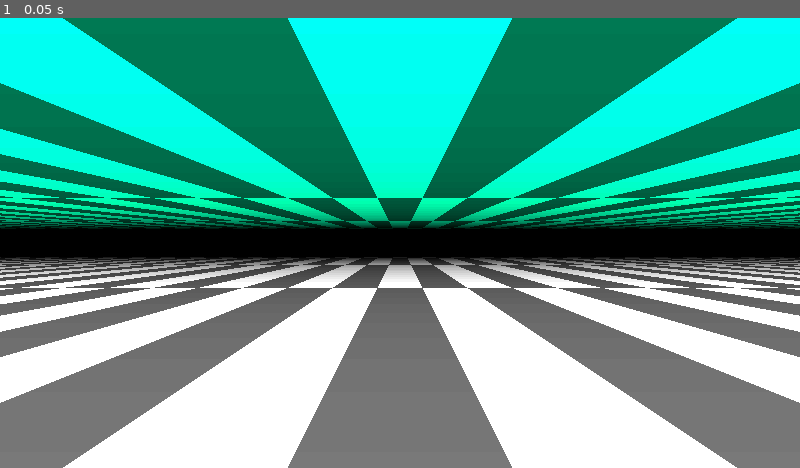
Above: before the commit, frame 1.
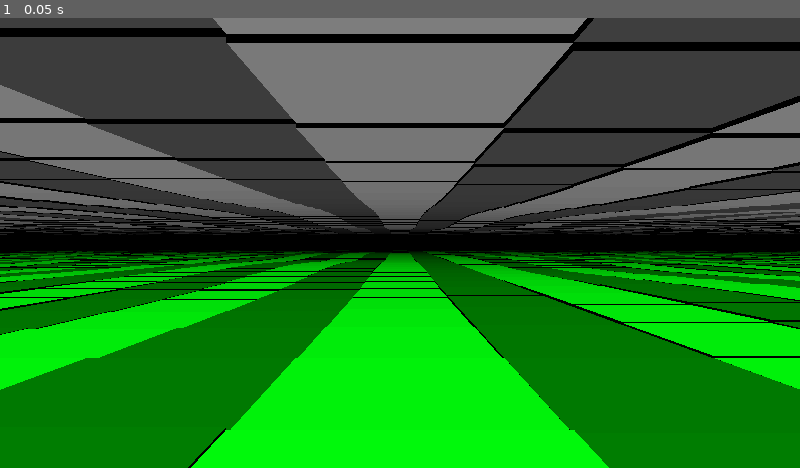
Above: after the commit, the same moment.

Repository: paulguy/3d-dungeon-test
Game: Godot game, scene res://node_3d.tscn
The game is run twice, just before and just after one commit, with the same random seed, the same clock (stepped at 60 frames per second) and the same inputs.
Inputs:
- Up to frame 1 (0.05 s): no input

The runs differ from the first frame. In frame 1, 95% of the frame differs, in the area x 0-100%, y 0-100%.

Commit message:
Rework everything to have the multimesh parameters in uniform textures.

Diff:
--- a/multi_mesh_instance_3d.gd
+++ b/multi_mesh_instance_3d.gd
@@ -1,45 +1,146 @@
 extends MultiMeshInstance3D
 
-func set_view_positions(positions : int):
-	multimesh.instance_count = positions * 2
+var _heights_and_face_offsets : Image
+var _face_hues_and_biases : Image
+var _floor_north_south_hues : Image
+var _floor_north_south_biases : Image
+var _floor_east_west_hues : Image
+var _floor_east_west_biases : Image
+var _floor_side_texture_offsets : Image
+var _ceiling_north_south_hues : Image
+var _ceiling_north_south_biases : Image
+var _ceiling_east_west_hues : Image
+var _ceiling_east_west_biases : Image
+var _ceiling_side_texture_offsets : Image
+var heights_and_face_offsets_tex : ImageTexture
+var face_hues_and_biases_tex : ImageTexture
+var floor_north_south_hues_tex : ImageTexture
+var floor_north_south_biases_tex : ImageTexture
+var floor_east_west_hues_tex : ImageTexture
+var floor_east_west_biases_tex : ImageTexture
+var floor_side_texture_offsets_tex : ImageTexture
+var ceiling_north_south_hues_tex : ImageTexture
+var ceiling_north_south_biases_tex : ImageTexture
+var ceiling_east_west_hues_tex : ImageTexture
+var ceiling_east_west_biases_tex : ImageTexture
+var ceiling_side_texture_offsets_tex : ImageTexture
 
-func refresh(floor_height : Array[float],
-			 floor_top_hue : Array[float],
-			 floor_top_bias : Array[float],
-			 floor_bottom_hue : Array[float],
-			 floor_bottom_bias : Array[float],
-			 floor_face_hue : Array[float],
-			 floor_face_bias : Array[float],
-			 floor_side_texture_offset : Array[float],
-			 floor_face_texture_offset : Array[float],
-			 ceiling_height : Array[float],
-			 ceiling_top_hue : Array[float],
-			 ceiling_top_bias : Array[float],
-			 ceiling_bottom_hue : Array[float],
-			 ceiling_bottom_bias : Array[float],
-			 ceiling_face_hue : Array[float],
-			 ceiling_face_bias : Array[float],
-			 ceiling_side_texture_offset : Array[float],
-			 ceiling_face_texture_offset : Array[float],
-			 positions : Array[Vector2i],
-			 pos : Vector2i):
-	# color.r - top hue
-	# color.g - top bias
-	# color.b - bottom hue
-	# color.a - bottom bias
-	# custom.r - face hue
-	# custom.g - face bias
-	# custom.b - side texture.v
-	# custom.a - face texture.v
+var _mesh : MeshInstance3D
+var positions_north : ImageTexture
+var positions_east : ImageTexture
+var positions_south : ImageTexture
+var positions_west : ImageTexture
 
-	var time : int = Time.get_ticks_usec()
-	var half_array : int = multimesh.instance_count / 2
-	for i in half_array:
-		multimesh.set_instance_transform(i, Transform3D(Basis(), Vector3(positions[i].x, floor_height[i], positions[i].y)))
-		multimesh.set_instance_color(i, Color(floor_top_hue[i], floor_top_bias[i], floor_bottom_hue[i], floor_bottom_bias[i]))
-		multimesh.set_instance_custom_data(i, Color(floor_face_hue[i], floor_face_bias[i], floor_side_texture_offset[i], floor_face_texture_offset[i]))
-		multimesh.set_instance_transform(half_array + i, Transform3D(Basis(), Vector3(positions[i].x, ceiling_height[i], positions[i].y)))
-		multimesh.set_instance_color(half_array + i, Color(ceiling_top_hue[i], ceiling_top_bias[i], ceiling_bottom_hue[i], ceiling_bottom_bias[i]))
-		multimesh.set_instance_custom_data(half_array + i, Color(ceiling_face_hue[i], ceiling_face_bias[i], ceiling_side_texture_offset[i], ceiling_face_texture_offset[i]))
-	time = Time.get_ticks_usec() - time
-	print("%d us Refresh time " % time)
+func set_view_parameters(mesh : MeshInstance3D, fov : float, depth : int,
+						 heights_and_face_offsets : Image, face_hues_and_biases : Image,
+						 floor_north_south_hues : Image, floor_north_south_biases : Image,
+						 floor_east_west_hues : Image, floor_east_west_biases : Image,
+						 floor_side_texture_offsets : Image,
+						 ceiling_north_south_hues : Image, ceiling_north_south_biases : Image,
+						 ceiling_east_west_hues : Image, ceiling_east_west_biases : Image,
+						 ceiling_side_texture_offsets : Image):
+	_mesh = mesh
+	var positions : Array[Vector2i] = Array([], TYPE_VECTOR2I, "", null)
+	var count : int = 0
+	for i in depth:
+		var width = ((int(ceil(atan(fov / 180 * PI) * (i + 1))) - 1) * 2) + 1
+		count += width
+		for j in width:
+			positions.append(Vector2i(j - (width / 2), i))
+	# get the smallest power of 2 it'll fit
+	# probably not needed but it doesn't hurt
+	var image_w : int = int(round(pow(2, ceil(log(count) / log(2)))))
+	# TODO: positions may need a 0.5 bias
+	var positions_north_image : Image = Image.create_empty(image_w, 1, false, Image.FORMAT_RGBAF)
+	var positions_east_image : Image = Image.create_empty(image_w, 1, false, Image.FORMAT_RGBAF)
+	var positions_south_image : Image = Image.create_empty(image_w, 1, false, Image.FORMAT_RGBAF)
+	var positions_west_image : Image = Image.create_empty(image_w, 1, false, Image.FORMAT_RGBAF)
+	for i in len(positions):
+		positions_north_image.set_pixel(i, 0, Color(positions[i].x, positions[i].y, 0.0, 1.0))
+		positions_east_image.set_pixel(i, 0, Color(positions[i].y, -positions[i].x, 0.0, 1.0))
+		positions_south_image.set_pixel(i, 0, Color(-positions[i].x, -positions[i].y, 0.0, 1.0))
+		positions_west_image.set_pixel(i, 0, Color(-positions[i].y, positions[i].x, 0.0, 1.0))
+	positions_north = ImageTexture.create_from_image(positions_north_image)
+	positions_east = ImageTexture.create_from_image(positions_north_image)
+	positions_south = ImageTexture.create_from_image(positions_north_image)
+	positions_west = ImageTexture.create_from_image(positions_north_image)
+	_mesh.mesh.material.set_shader_parameter(&'world_positions', positions_north)
+	_mesh.mesh.material.set_shader_parameter(&'max_depth', depth)
+	_mesh.mesh.material.set_shader_parameter(&'count', count)
+
+	multimesh.instance_count = len(positions) * 2
+	for i in len(positions):
+		multimesh.set_instance_transform(i, Transform3D(Basis(), Vector3(positions[i].x, 0.0, positions[i].y)))
+		multimesh.set_instance_transform(len(positions) + i, Transform3D(Basis(), Vector3(positions[i].x, 0.0, positions[i].y)))
+	_heights_and_face_offsets = heights_and_face_offsets
+	_face_hues_and_biases = face_hues_and_biases
+	_floor_north_south_hues = floor_north_south_hues
+	_floor_north_south_biases = floor_north_south_biases
+	_floor_east_west_hues = floor_east_west_hues
+	_floor_east_west_biases = floor_east_west_biases
+	_floor_side_texture_offsets = floor_side_texture_offsets
+	_ceiling_north_south_hues = ceiling_north_south_hues
+	_ceiling_north_south_biases = ceiling_north_south_biases
+	_ceiling_east_west_hues = ceiling_east_west_hues
+	_ceiling_east_west_biases = ceiling_east_west_biases
+	_ceiling_side_texture_offsets = ceiling_side_texture_offsets
+	heights_and_face_offsets_tex = ImageTexture.create_from_image(heights_and_face_offsets)
+	face_hues_and_biases_tex = ImageTexture.create_from_image(face_hues_and_biases)
+	floor_north_south_hues_tex = ImageTexture.create_from_image(floor_north_south_hues)
+	floor_north_south_biases_tex = ImageTexture.create_from_image(floor_north_south_biases)
+	floor_east_west_hues_tex = ImageTexture.create_from_image(floor_east_west_hues)
+	floor_east_west_biases_tex = ImageTexture.create_from_image(floor_east_west_biases)
+	floor_side_texture_offsets_tex = ImageTexture.create_from_image(floor_side_texture_offsets)
+	ceiling_north_south_hues_tex = ImageTexture.create_from_image(ceiling_north_south_hues)
+	ceiling_north_south_biases_tex = ImageTexture.create_from_image(ceiling_north_south_biases)
+	ceiling_east_west_hues_tex = ImageTexture.create_from_image(ceiling_east_west_hues)
+	ceiling_east_west_biases_tex = ImageTexture.create_from_image(ceiling_east_west_biases)
+	ceiling_side_texture_offsets_tex = ImageTexture.create_from_image(ceiling_side_texture_offsets)
+	_mesh.mesh.material.set_shader_parameter(&'heights_and_face_offsets',
+											heights_and_face_offsets_tex)
+	_mesh.mesh.material.set_shader_parameter(&'face_hues_and_biases',
+											face_hues_and_biases_tex)
+	_mesh.mesh.material.set_shader_parameter(&'face_hues_and_biases',
+											face_hues_and_biases_tex)
+	_mesh.mesh.material.set_shader_parameter(&'floor_north_south_hues',
+											floor_north_south_hues_tex)
+	_mesh.mesh.material.set_shader_parameter(&'floor_north_south_biases',
+											floor_north_south_biases_tex)
+	_mesh.mesh.material.set_shader_parameter(&'floor_east_west_hues',
+											floor_east_west_hues_tex)
+	_mesh.mesh.material.set_shader_parameter(&'floor_east_west_biases',
+											floor_east_west_biases_tex)
+	_mesh.mesh.material.set_shader_parameter(&'floor_side_texture_offsets',
+											floor_side_texture_offsets_tex)
+	_mesh.mesh.material.set_shader_parameter(&'ceiling_north_south_hues',
+											ceiling_north_south_hues_tex)
+	_mesh.mesh.material.set_shader_parameter(&'ceiling_north_south_biases',
+											ceiling_north_south_biases_tex)
+	_mesh.mesh.material.set_shader_parameter(&'ceiling_east_west_hues',
+											ceiling_east_west_hues_tex)
+	_mesh.mesh.material.set_shader_parameter(&'ceiling_east_west_biases',
+											ceiling_east_west_biases_tex)
+	_mesh.mesh.material.set_shader_parameter(&'ceiling_side_texture_offsets',
+											ceiling_side_texture_offsets_tex)
+
+func refresh(heights_and_face_offsets : Image, face_hues_and_biases : Image,
+			 floor_north_south_hues : Image, floor_north_south_biases : Image,
+			 floor_east_west_hues : Image, floor_east_west_biases : Image,
+			 floor_side_texture_offsets : Image,
+			 ceiling_north_south_hues : Image, ceiling_north_south_biases : Image,
+			 ceiling_east_west_hues : Image, ceiling_east_west_biases : Image,
+			 ceiling_side_texture_offsets : Image,
+			 pos : Vector2i, dir : int):
+	# TODO: texture updates
+
+	_mesh.mesh.material.set_shader_parameter(&'view_pos', pos)
+
+	match dir:
+		0:
+			_mesh.mesh.material.set_shader_parameter(&'map_positions', positions_north)
+		0:
+			_mesh.mesh.material.set_shader_parameter(&'map_positions', positions_east)
+		0:
+			_mesh.mesh.material.set_shader_parameter(&'map_positions', positions_south)
+		_:
+			_mesh.mesh.material.set_shader_parameter(&'map_positions', positions_west)
--- a/node_3d.gd
+++ b/node_3d.gd
@@ -1,95 +1,77 @@
 extends Node3D
 
-const TEST_DEPTH : int = 39
+const VIEW_DEPTH : int = 39
+const TEST_WORLD_WIDTH : int = 128
+const TEST_WORLD_HEIGHT : int = 128
 
-var floor_height : Array[float] = Array([], TYPE_FLOAT, "", null)
-var floor_top_hue : Array[float] = Array([], TYPE_FLOAT, "", null)
-var floor_top_bias : Array[float] = Array([], TYPE_FLOAT, "", null)
-var floor_bottom_hue : Array[float] = Array([], TYPE_FLOAT, "", null)
-var floor_bottom_bias : Array[float] = Array([], TYPE_FLOAT, "", null)
-var floor_face_hue : Array[float] = Array([], TYPE_FLOAT, "", null)
-var floor_face_bias : Array[float] = Array([], TYPE_FLOAT, "", null)
-var floor_side_texture_offset : Array[float] = Array([], TYPE_FLOAT, "", null)
-var floor_face_texture_offset : Array[float] = Array([], TYPE_FLOAT, "", null)
-var ceiling_height : Array[float] = Array([], TYPE_FLOAT, "", null)
-var ceiling_top_hue : Array[float] = Array([], TYPE_FLOAT, "", null)
-var ceiling_top_bias : Array[float] = Array([], TYPE_FLOAT, "", null)
-var ceiling_bottom_hue : Array[float] = Array([], TYPE_FLOAT, "", null)
-var ceiling_bottom_bias : Array[float] = Array([], TYPE_FLOAT, "", null)
-var ceiling_face_hue : Array[float] = Array([], TYPE_FLOAT, "", null)
-var ceiling_face_bias : Array[float] = Array([], TYPE_FLOAT, "", null)
-var ceiling_side_texture_offset : Array[float] = Array([], TYPE_FLOAT, "", null)
-var ceiling_face_texture_offset : Array[float] = Array([], TYPE_FLOAT, "", null)
-var pos : Vector2i = Vector2i.ZERO
+var pos : Vector2i
+
+var heights_and_face_offsets : Image
+var face_hues_and_biases : Image
+var floor_north_south_hues : Image
+var floor_north_south_biases : Image
+var floor_east_west_hues : Image
+var floor_east_west_biases : Image
+var floor_side_texture_offsets : Image
+var ceiling_north_south_hues : Image
+var ceiling_north_south_biases : Image
+var ceiling_east_west_hues : Image
+var ceiling_east_west_biases : Image
+var ceiling_side_texture_offsets : Image
 
 func _ready():
-	var fov = $'Camera3D'.fov
-	var positions : Array[Vector2i] = Array([], TYPE_VECTOR2I, "", null)
-	var count : int = 0
-	for i in TEST_DEPTH:
-		var width = ((int(ceil(atan(fov / 180 * PI) * (i + 1))) - 1) * 2) + 1
-		count += width
-		for j in width:
-			positions.append(Vector2i(j - (width / 2), i))
-	# get the smallest power of 2 it'll fit
-	# probably not needed but it doesn't hurt
-	var image_w : int = int(round(pow(2, ceil(log(count) / log(2)))))
-	var pos_image : Image = Image.create_empty(image_w, 1, false, Image.FORMAT_RGBAF)
-	for i in len(positions):
-		pos_image.set_pixel(i, 0, Color(positions[i].x, positions[i].y, 0.0, 1.0))
-	var pos_tex : ImageTexture = ImageTexture.create_from_image(pos_image)
-	$'Pillar'.mesh.material.set_shader_parameter(&'positions', pos_tex)
-	$'Pillar'.mesh.material.set_shader_parameter(&'depth', TEST_DEPTH)
-	$'Pillar'.mesh.material.set_shader_parameter(&'count', count)
-	floor_height.resize(count)
-	floor_top_hue.resize(count)
-	floor_top_bias.resize(count)
-	floor_bottom_hue.resize(count)
-	floor_bottom_bias.resize(count)
-	floor_face_hue.resize(count)
-	floor_face_bias.resize(count)
-	floor_side_texture_offset.resize(count)
-	floor_face_texture_offset.resize(count)
-	ceiling_height.resize(count)
-	ceiling_top_hue.resize(count)
-	ceiling_top_bias.resize(count)
-	ceiling_bottom_hue.resize(count)
-	ceiling_bottom_bias.resize(count)
-	ceiling_face_hue.resize(count)
-	ceiling_face_bias.resize(count)
-	ceiling_side_texture_offset.resize(count)
-	ceiling_face_texture_offset.resize(count)
-	pos = Vector2i(0, 0)
-	floor_height.fill(-1.5)
-	floor_top_bias.fill(1.0)
-	floor_bottom_hue.fill(0.16)
-	floor_bottom_bias.fill(0.5)
-	for i in len(floor_face_bias):
-		floor_face_bias[i] = (i % 2) + 1.0 / 2.0
-	floor_face_hue.fill(0.0)
-	for i in len(ceiling_face_bias):
-		ceiling_face_bias[i] = ((i + 1) % 2) + 1.0 / 2.0
-	ceiling_face_hue.fill(0.6)
-	ceiling_height.fill(1.5)
+	heights_and_face_offsets = Image.create_empty(TEST_WORLD_WIDTH, TEST_WORLD_HEIGHT, false, Image.FORMAT_RGBAF)
+	face_hues_and_biases = Image.create_empty(TEST_WORLD_WIDTH, TEST_WORLD_HEIGHT, false, Image.FORMAT_RGBAF)
+	floor_north_south_hues = Image.create_empty(TEST_WORLD_WIDTH, TEST_WORLD_HEIGHT, false, Image.FORMAT_RGBAF)
+	floor_north_south_biases = Image.create_empty(TEST_WORLD_WIDTH, TEST_WORLD_HEIGHT, false, Image.FORMAT_RGBAF)
+	floor_east_west_hues = Image.create_empty(TEST_WORLD_WIDTH, TEST_WORLD_HEIGHT, false, Image.FORMAT_RGBAF)
+	floor_east_west_biases = Image.create_empty(TEST_WORLD_WIDTH, TEST_WORLD_HEIGHT, false, Image.FORMAT_RGBAF)
+	floor_side_texture_offsets = Image.create_empty(TEST_WORLD_WIDTH, TEST_WORLD_HEIGHT, false, Image.FORMAT_RGBAF)
+	ceiling_north_south_hues = Image.create_empty(TEST_WORLD_WIDTH, TEST_WORLD_HEIGHT, false, Image.FORMAT_RGBAF)
+	ceiling_north_south_biases = Image.create_empty(TEST_WORLD_WIDTH, TEST_WORLD_HEIGHT, false, Image.FORMAT_RGBAF)
+	ceiling_east_west_hues = Image.create_empty(TEST_WORLD_WIDTH, TEST_WORLD_HEIGHT, false, Image.FORMAT_RGBAF)
+	ceiling_east_west_biases = Image.create_empty(TEST_WORLD_WIDTH, TEST_WORLD_HEIGHT, false, Image.FORMAT_RGBAF)
+	ceiling_side_texture_offsets = Image.create_empty(TEST_WORLD_WIDTH, TEST_WORLD_HEIGHT, false, Image.FORMAT_RGBAF)
 
-	$'MultiMeshInstance3D'.set_view_positions(len(positions))
+	pos = Vector2i(64, 64)
+	# heights_and_face_offsets.fill(Color(-1.0, 0.0, 1.0, 0.0))
+
+	for y in TEST_WORLD_WIDTH:
+		for x in TEST_WORLD_HEIGHT:
+			var div : float = ((y * TEST_WORLD_WIDTH) + x) % 2 + 1
+			face_hues_and_biases.set_pixel(x, y, Color(0.5,
+													   1.0 / div,
+													   0.0,
+													   0.5 / div))
+			heights_and_face_offsets.set_pixel(x, y, Color((sin(x / 2.0) * cos(y / 2.0)) / 20.0 - 1.05,
+														   0.0,
+														   (sin(x / 2.0) + cos(y / 2.0)) / 20.0 + 1.05,
+														   0.0))
+
+	$'MultiMeshInstance3D'.set_view_parameters($'Pillar', $'Camera3D'.fov, VIEW_DEPTH,
+											   heights_and_face_offsets,
+											   face_hues_and_biases,
+											   floor_north_south_hues,
+											   floor_north_south_biases,
+											   floor_east_west_hues,
+											   floor_east_west_biases,
+											   floor_side_texture_offsets,
+											   ceiling_north_south_hues,
+											   ceiling_north_south_biases,
+											   ceiling_east_west_hues,
+											   ceiling_east_west_biases,
+											   ceiling_side_texture_offsets)
 	$'MultiMeshInstance3D'.refresh(
-		floor_height,
-		floor_top_hue,
-		floor_top_bias,
-		floor_bottom_hue,
-		floor_bottom_bias,
-		floor_face_hue,
-		floor_face_bias,
-		floor_side_texture_offset,
-		floor_face_texture_offset,
-		ceiling_height,
-		ceiling_top_hue,
-		ceiling_top_bias,
-		ceiling_bottom_hue,
-		ceiling_bottom_bias,
-		ceiling_face_hue,
-		ceiling_face_bias,
-		ceiling_side_texture_offset,
-		ceiling_face_texture_offset,
-		positions, pos)
+		heights_and_face_offsets,
+		face_hues_and_biases,
+		floor_north_south_hues,
+		floor_north_south_biases,
+		floor_east_west_hues,
+		floor_east_west_biases,
+		floor_side_texture_offsets,
+		ceiling_north_south_hues,
+		ceiling_north_south_biases,
+		ceiling_east_west_hues,
+		ceiling_east_west_biases,
+		ceiling_side_texture_offsets,
+		pos, 0)
--- a/node_3d.gdshader
+++ b/node_3d.gdshader
@@ -1,9 +1,32 @@
 shader_type spatial;
 render_mode unshaded;
 render_mode skip_vertex_transform;
-uniform sampler2D positions;
-uniform float depth;
-uniform int count;
+uniform float max_depth; // max depth of meshes
+uniform int count; // count of meshes
+uniform sampler2D world_positions : filter_nearest;
+uniform vec2 view_pos; // position in map
+uniform sampler2D map_positions : filter_nearest; // Coordinate offsets for looking up data in textures
+
+// r = floor height
+// b = floor texture offset
+// g = ceiling height
+// a = ceiling texture_offset
+uniform sampler2D heights_and_face_offsets : filter_nearest;
+// r = floor hue
+// g = floor bias
+// b = ceiling hue
+// a = ceiling bias
+uniform sampler2D face_hues_and_biases : filter_nearest;
+uniform sampler2D floor_north_south_hues : filter_nearest;
+uniform sampler2D floor_north_south_biases : filter_nearest;
+uniform sampler2D floor_east_west_hues : filter_nearest;
+uniform sampler2D floor_east_west_biases : filter_nearest;
+uniform sampler2D floor_side_texture_offsets : filter_nearest;
+uniform sampler2D ceiling_north_south_hues : filter_nearest;
+uniform sampler2D ceiling_north_south_biases : filter_nearest;
+uniform sampler2D ceiling_east_west_hues : filter_nearest;
+uniform sampler2D ceiling_east_west_biases : filter_nearest;
+uniform sampler2D ceiling_side_texture_offsets : filter_nearest;
 
 vec3 hue2rgb(float val) {
 	// in theory, each color starts at 1.0, then a notch is cut out
@@ -24,18 +47,33 @@
 
 void vertex() {
 	int id = INSTANCE_ID % count;
-	vec4 pos = texelFetch(positions, ivec2(id, 0), 0);
+	int ceiling_mesh = INSTANCE_ID / count;
+	int floor_mesh = -(ceiling_mesh - 1);
+	vec2 world_pos = texelFetch(world_positions, ivec2(id, 0), 0).rg;
+	vec2 map_pos = texelFetch(map_positions, ivec2(id, 0), 0).rg + view_pos;
 
 	float horiz_face = abs(NORMAL.y); // will be 1.0 on top and bottom
+	float north_face = min(0.0, NORMAL.z);
+	float south_face = -max(0.0, NORMAL.z);
+	float west_face = min(0.0, NORMAL.x);
+	float east_face = -max(0.0, NORMAL.x);
 	float vert_face = abs(NORMAL.x) + abs(NORMAL.z); // will be 1.0 on the sides
 	float top_vert = max(VERTEX.y, 0.0) * 2.0;
 	float bottom_vert = min(VERTEX.y, 0.0) * -2.0;
 
-	COLOR.rgb = ((hue2rgb(COLOR.r) * (top_vert * vert_face) * COLOR.g) +
-				 (hue2rgb(COLOR.b) * (bottom_vert * vert_face) * COLOR.a) +
+/*
+	COLOR.rgb = ((top_vert * vert_face) * (hue2rgb(COLOR.r) * COLOR.g) + // ceiling
+				 (bottom_vert * vert_face) * (hue2rgb(COLOR.b) * COLOR.a) + // floor
 				 (hue2rgb(INSTANCE_CUSTOM.r) * horiz_face * INSTANCE_CUSTOM.g)) *
-				(1.0 - (pos.g / depth));
+				(1.0 - (world_pos.y / (max_depth + 1.0)));
+*/
+	vec4 face_colors = texelFetch(face_hues_and_biases, ivec2(map_pos), 0);
+	COLOR.rgb = (((horiz_face * float(floor_mesh)) * (hue2rgb(face_colors.r) * face_colors.g)) +
+				 ((horiz_face * float(ceiling_mesh)) * (hue2rgb(face_colors.b) * face_colors.a))) *
+				(1.0 - (world_pos.y / (max_depth + 1.0)));
 
+	vec2 heights = texelFetch(heights_and_face_offsets, ivec2(map_pos), 0).rb;
+	VERTEX.y += heights[ceiling_mesh];
 	VERTEX = (MODELVIEW_MATRIX * vec4(VERTEX, 1.0)).xyz;
 	NORMAL = normalize((MODELVIEW_MATRIX * vec4(NORMAL, 0.0)).xyz);
 	BINORMAL = normalize((MODELVIEW_MATRIX * vec4(BINORMAL, 0.0)).xyz);
--- a/node_3d.tscn
+++ b/node_3d.tscn
@@ -10,16 +10,15 @@
 [sub_resource type="ShaderMaterial" id="ShaderMaterial_a0tk4"]
 render_priority = 0
 shader = ExtResource("2_a0tk4")
-shader_parameter/depth = 0.0
+shader_parameter/max_depth = 0.0
 shader_parameter/count = 0
+shader_parameter/view_pos = Vector2(0, 0)
 
 [sub_resource type="BoxMesh" id="BoxMesh_a0tk4"]
 material = SubResource("ShaderMaterial_a0tk4")
 
 [sub_resource type="MultiMesh" id="MultiMesh_r3fl7"]
 transform_format = 1
-use_colors = true
-use_custom_data = true
 mesh = SubResource("BoxMesh_a0tk4")
 
 [sub_resource type="Environment" id="Environment_a202f"]
